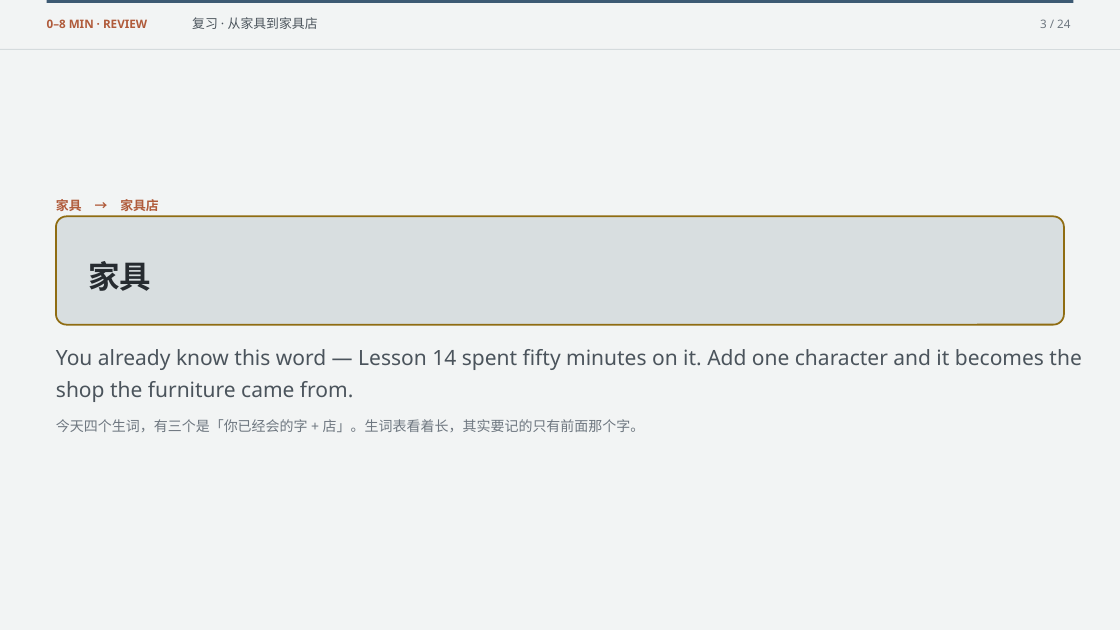
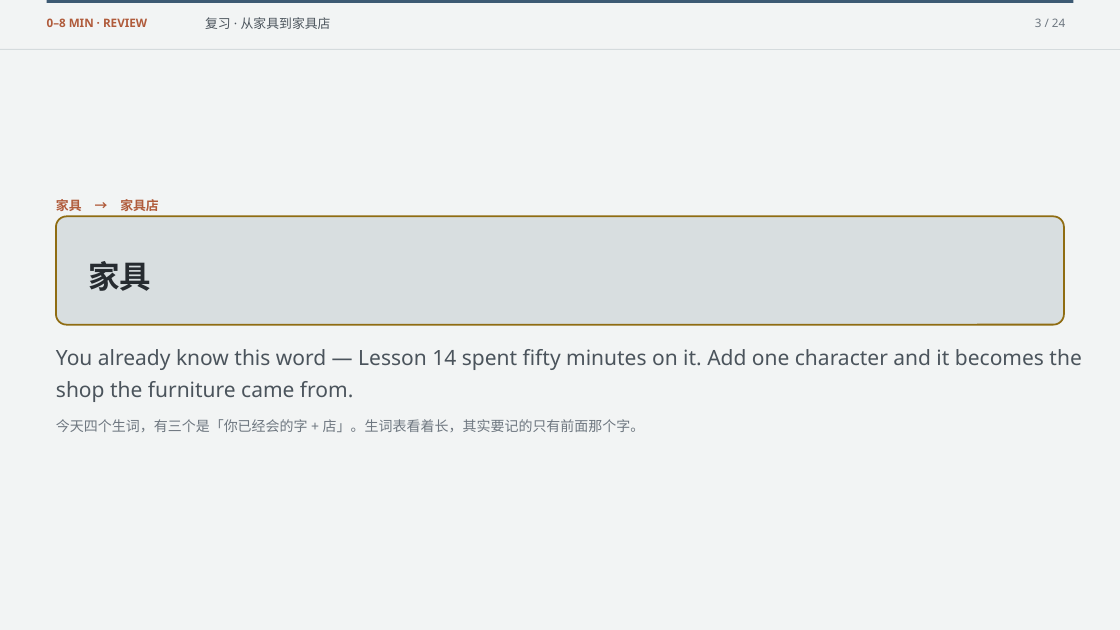
Before and after one commit to luojiahai/deck, a slide deck: slide 3 of index/designs/y8-l15/l1-shops-nearby/l1-shops-nearby.pptx. Drawn at 1120x630 pixels with LibreOffice and Linux fonts; fonts in the diff are those of the drawing. Boxes give left, top, right and bottom in pixels: in the first picture for what was removed or moved away, otherwise in the second. Text is boxed around its words. In the diff, an @@ line names an element or a change of style, - is before the commit and + after.

```diff
--- a/index/designs/y8-l15/l1-shops-nearby/l1-shops-nearby.pptx
+++ b/index/designs/y8-l15/l1-shops-nearby/l1-shops-nearby.pptx
@@ text "复习 · 从家具到家具店": place and size @@
-text "复习 · 从家具到家具店" at [192, 17, 318, 29]
+text "复习 · 从家具到家具店" at [205, 17, 331, 29]
@@ text "3 / 24": place and size @@
-text "3 / 24" at [1040, 19, 1070, 28]
+text "3 / 24" at [1035, 18, 1065, 27]
```
Also in this commit, not shown: 6 other slides changed, 49 other files.
